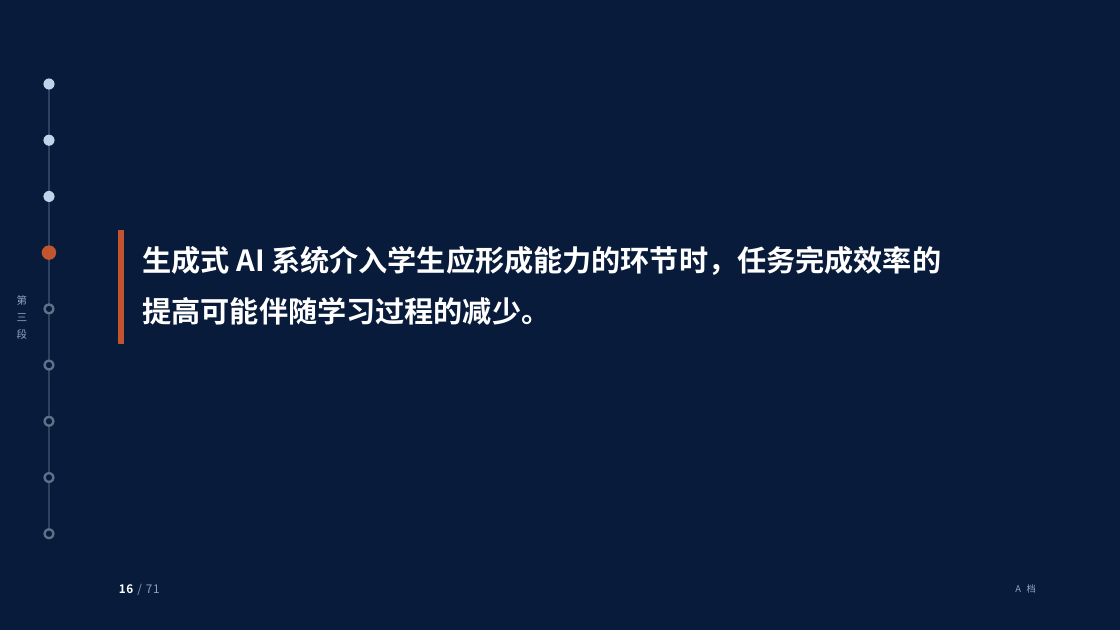
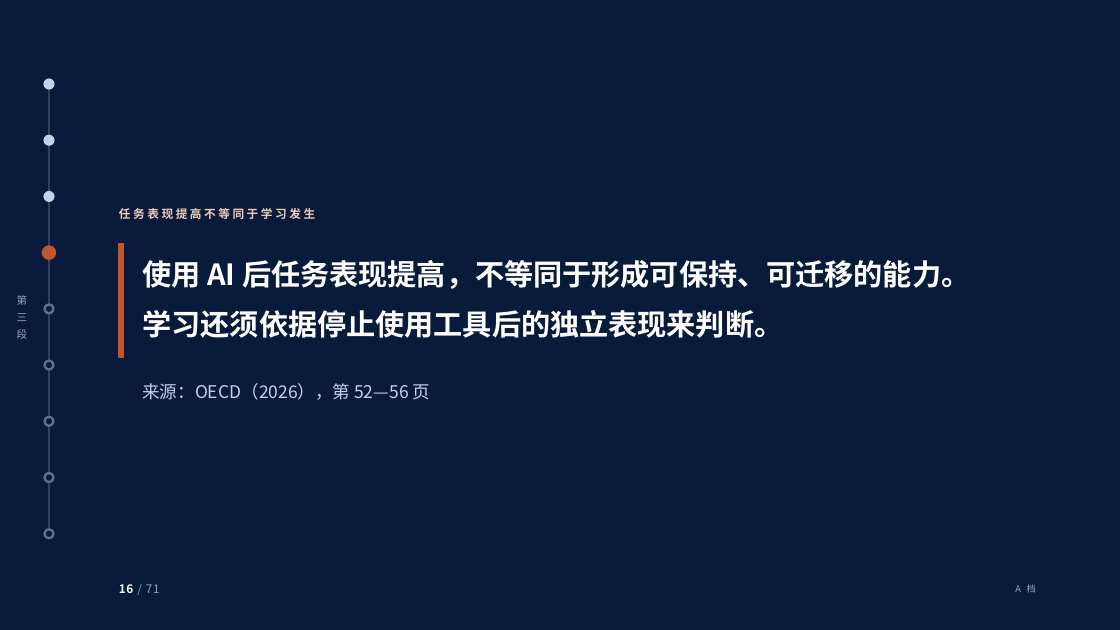
Before and after one commit to tonyxinvip/slides, a slide deck: slide 16 of comprehensive-practice-ai/lecture-90min.pptx. Drawn at 1120x630 pixels with LibreOffice and Linux fonts; fonts in the diff are those of the drawing. Boxes give left, top, right and bottom in pixels: in the first picture for what was removed or moved away, otherwise in the second. Text is boxed around its words. In the diff, an @@ line names an element or a change of style, - is before the commit and + after.

Commit message:
Calibrate comprehensive practice deck with OECD and UNESCO

```diff
--- a/comprehensive-practice-ai/lecture-90min.pptx
+++ b/comprehensive-practice-ai/lecture-90min.pptx
@@ text added at [119,208,315,219], 10 pt, text #F0CBBB, bold @@
+任务表现提高不等同于学习发生
@@ rectangle: place and size @@
-rectangle at [119,230,124,344]
+rectangle at [119,244,124,357]
@@ text at [143,260,970,338]: text changed @@
-生成式 AI 系统介入学生应形成能力的环节时，任务完成效率的提高可能伴随学习过程的减少。
+使用 AI 后任务表现提高，不等同于形成可保持、可迁移的能力。学习还须依据停止使用工具后的独立表现来判断。
@@ text added at [143,383,430,400], 15 pt, text #BFD3EA @@
+来源：OECD（2026），第 52—56 页
```
Also in this commit, not shown: 4 other slides changed, 1 slide added, 1 slide removed, 8 other files.
